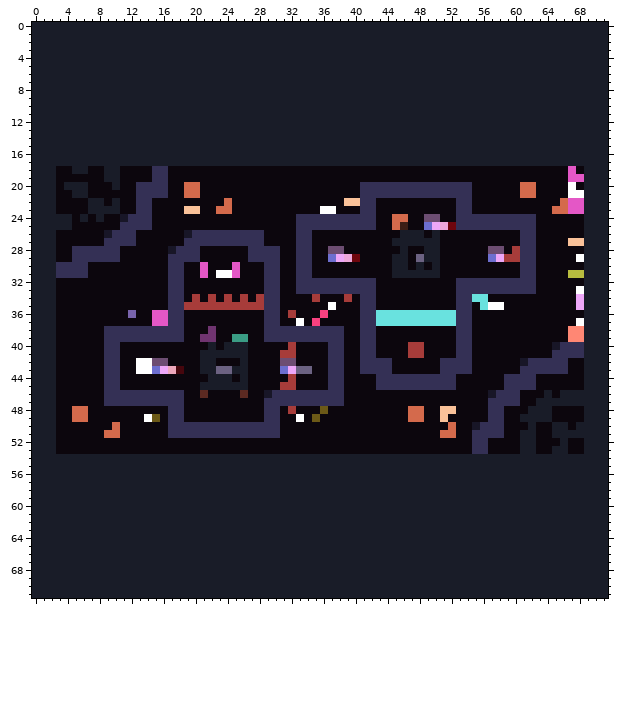
File history of a sprite sheet, 005level.png. That is the earlier state.
The file is 72x72 pixels.
After:
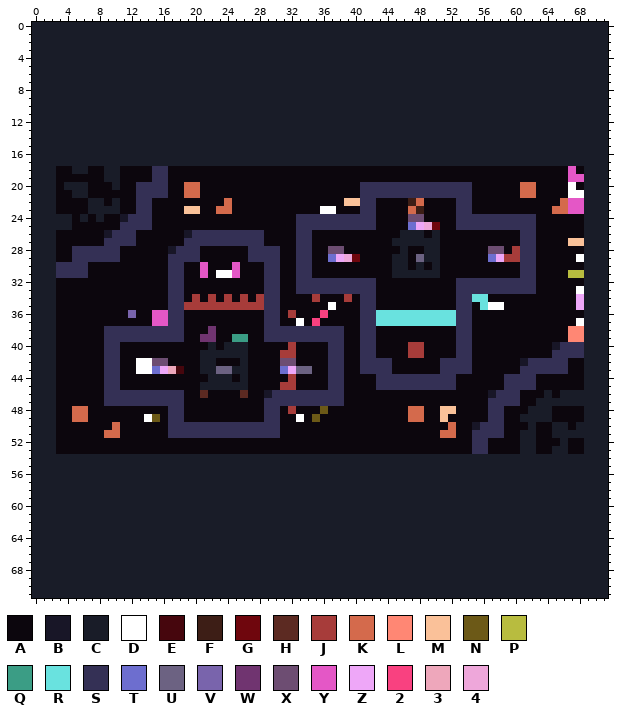
Palette (. is transparent): A #0c060d  B #181627  C #191c28  D #ffffff  E #46060d  F #3d1e16  G #6f060d  H #5c2a22  J #a73c3a  K #d46a4c  L #ff8774  M #fac199  N #6c5917  P #b8bc3f  Q #3b9d85  R #69e2df  S #343055  T #6d6ecf  U #6c6282  V #7964ac  W #703470  X #6d4d72  Y #e457c6  Z #eea7f8  2 #f94180  3 #eea7bb  4 #eea7da
Change:
Changed rows in their new state; - is an unchanged pixel.
first column x 45:
22 --FK----
23 --KF----
24 AAXXAA--
25 AATZ4GAA
Changed places in both pictures, as pixel boxes (x1, y1, x2, y2):
changed: (392, 198, 456, 230)
